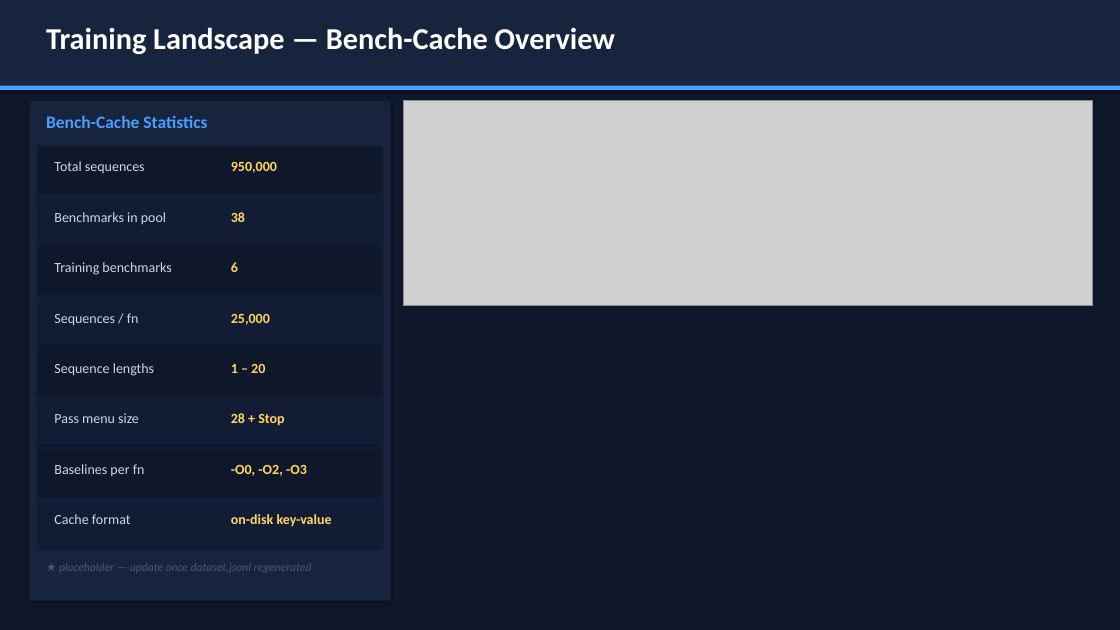
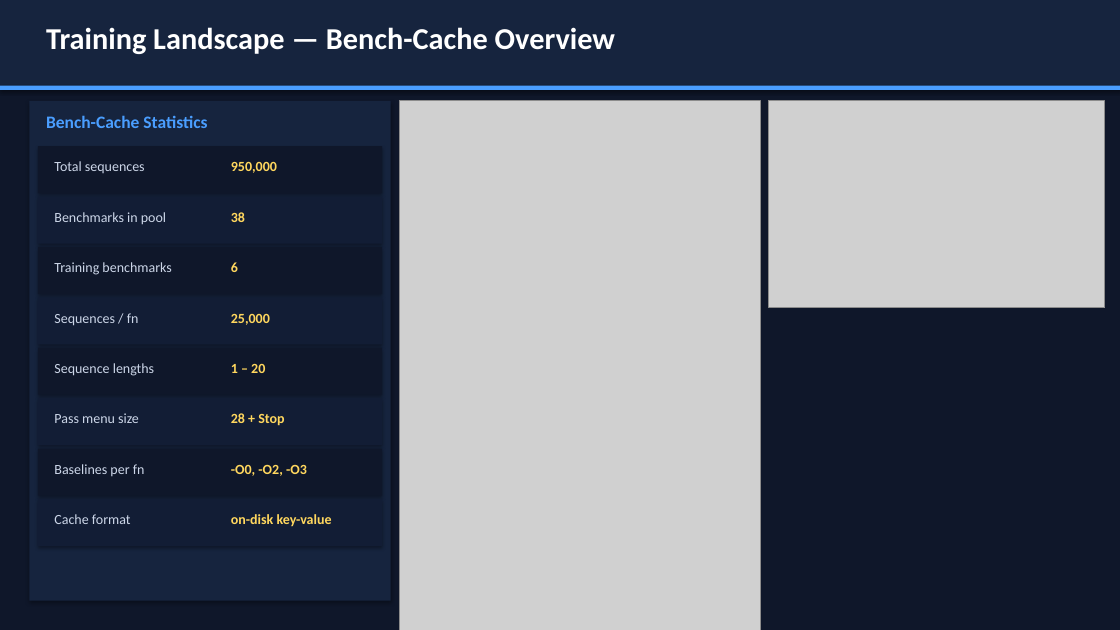
Before and after one commit to eblack-leaf/llvm-lstm, a slide deck: slide 6 of presentation.pptx. Drawn at 1120x630 pixels with LibreOffice and Linux fonts; fonts in the diff are those of the drawing; grey boxes stand for pictures. Boxes give left, top, right and bottom in pixels: in the first picture for what was removed or moved away, otherwise in the second. Text is boxed around its words. In the diff, an @@ line names an element or a change of style, - is before the commit and + after.

```diff
--- a/presentation.pptx
+++ b/presentation.pptx
@@ picture added at (x1=399, y1=101, x2=760, y2=630) @@
@@ picture resized from (x1=403, y1=101, x2=1092, y2=306) to (x1=769, y1=101, x2=1105, y2=308) @@
@@ text removed at (x1=59, y1=563, x2=312, y2=573) @@
-★ placeholder — update once dataset.jsonl regenerated
```
Also in this commit, not shown: 7 other slides changed, 3 slides added, 4 other files.
